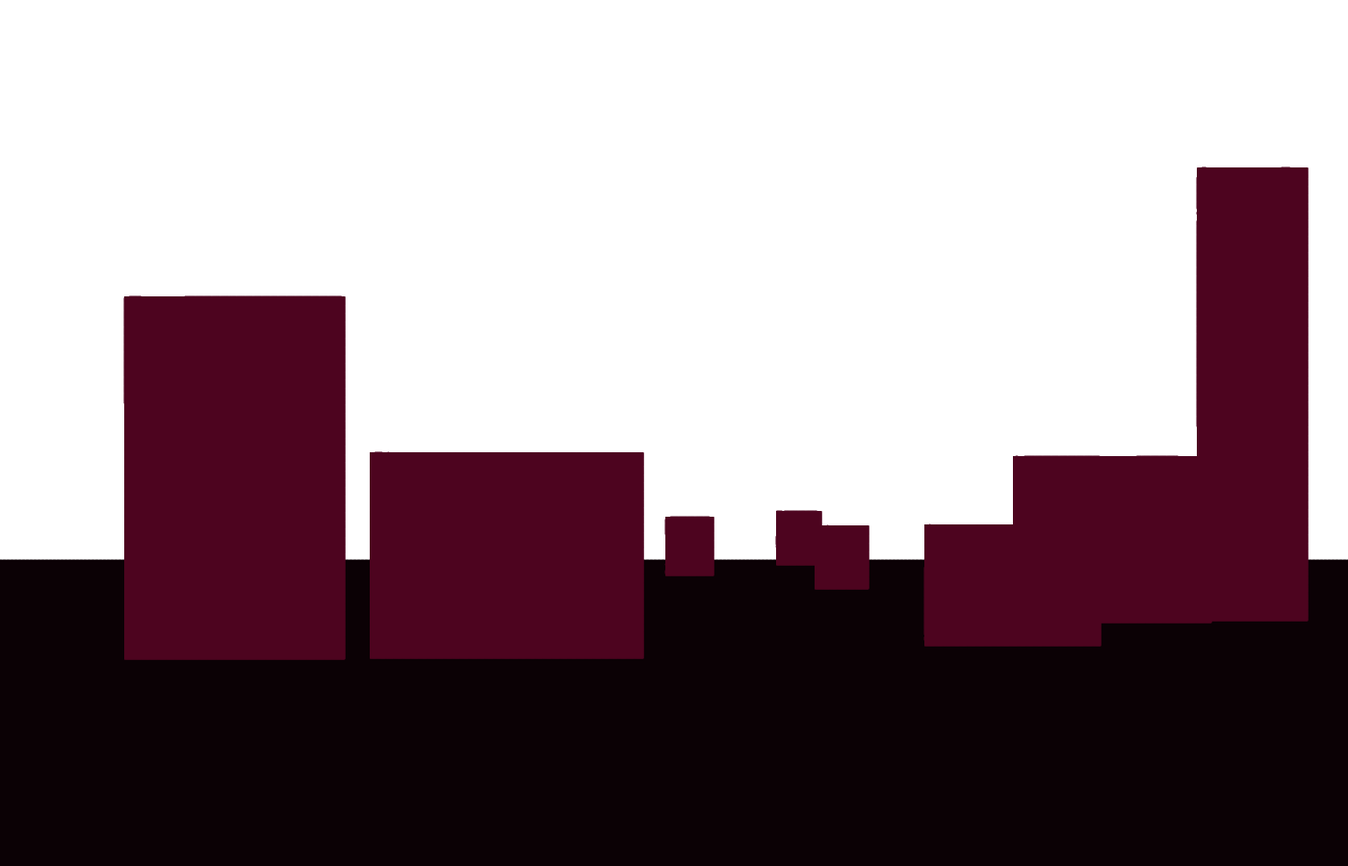
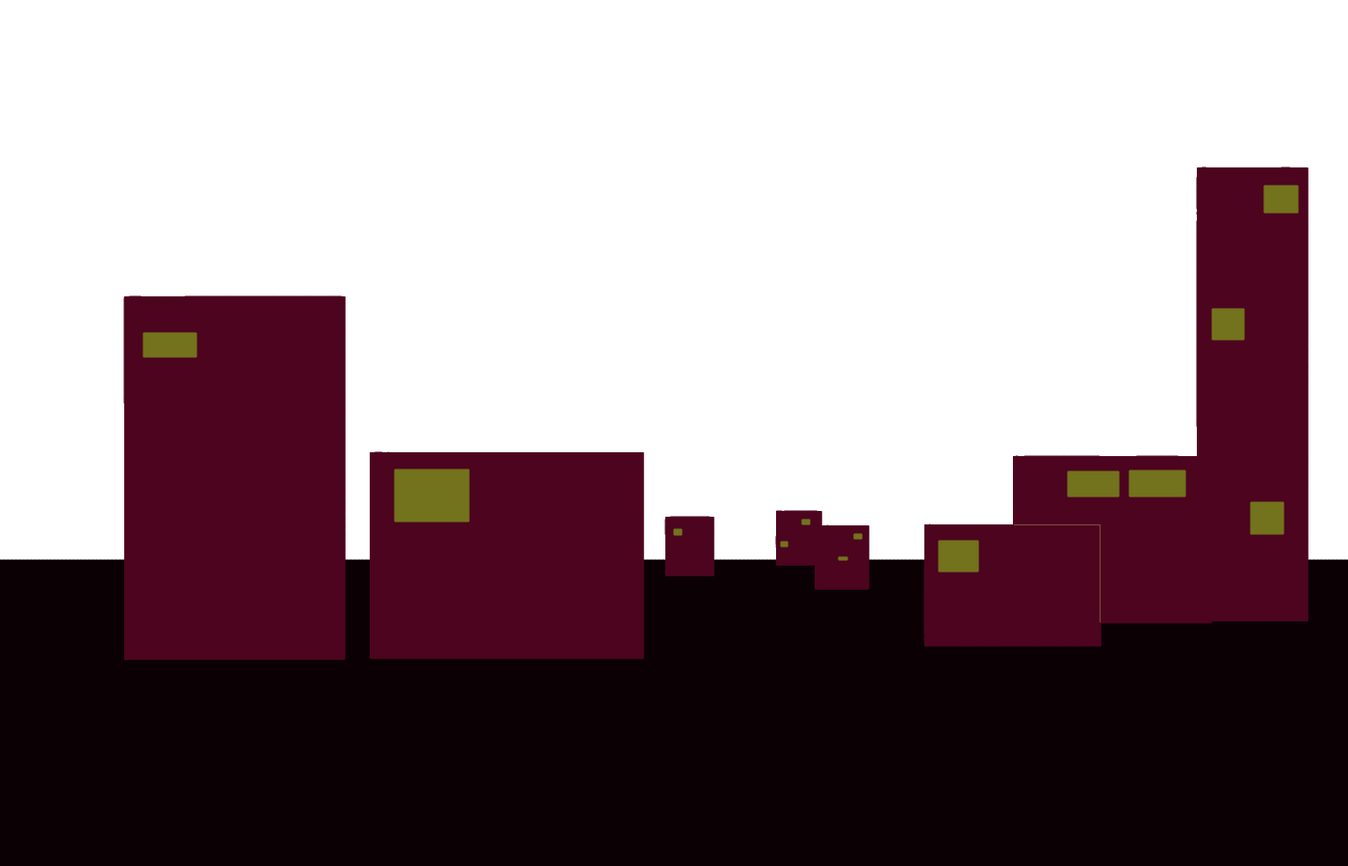
Layered file, before and after one edit (1348x866). Changes by layer:
painted on "Paint Layer 1" over 142, 184, 1299, 623
painted on "Background" over 142, 184, 1299, 623
